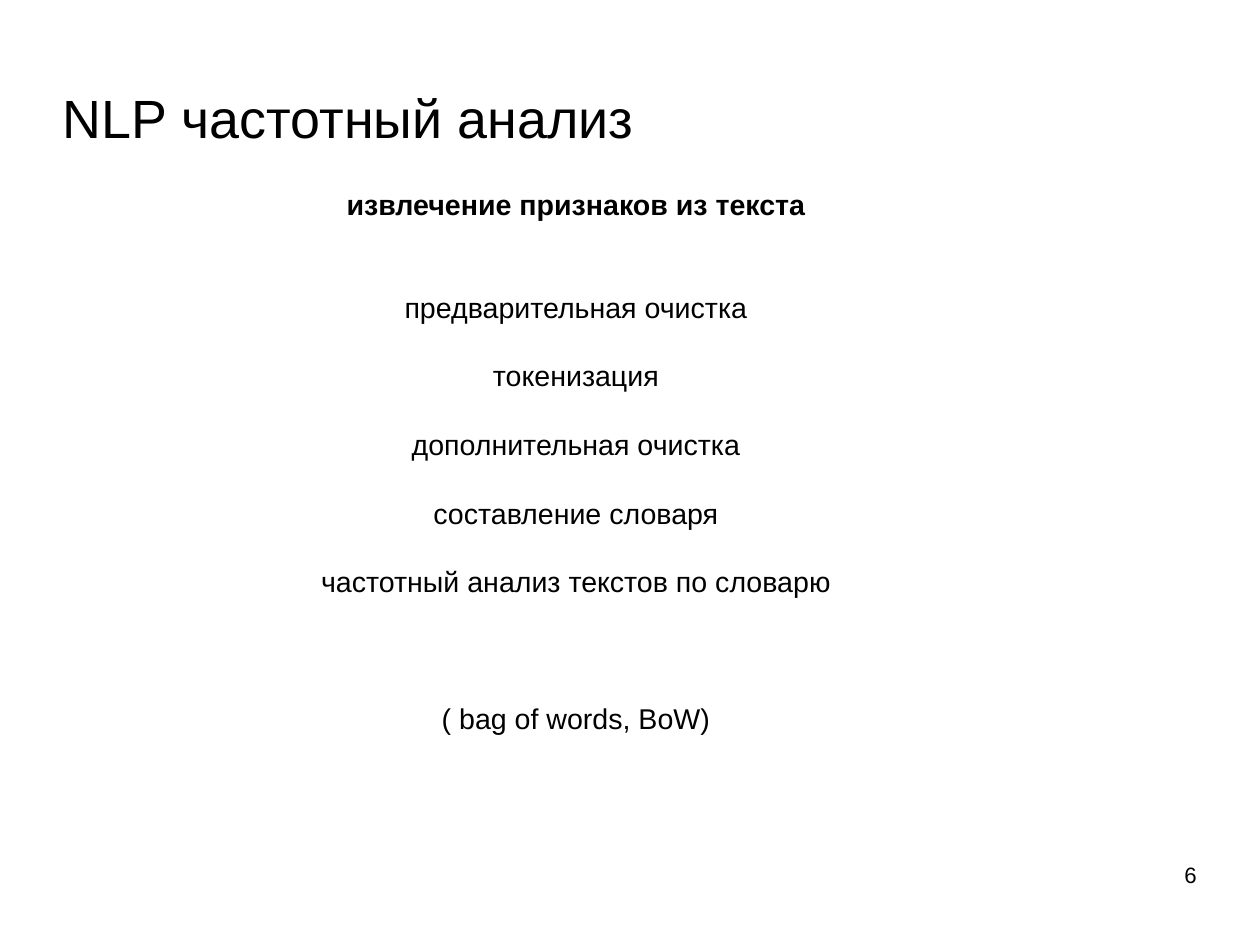
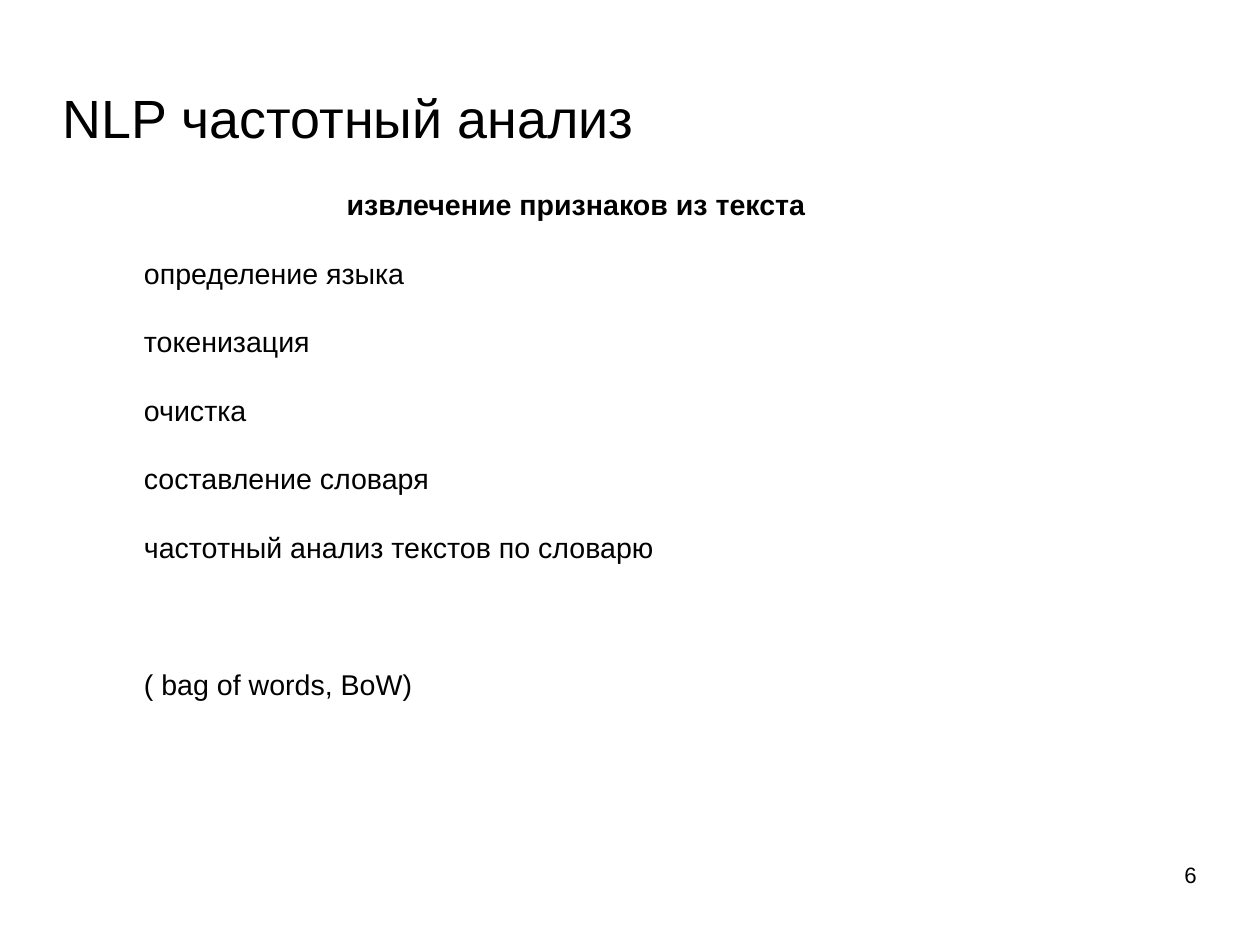
Before and after one commit to mechanoid5/ml_nlp_2022, a slide deck: slide 6 of 02-tfidf.odp. Drawn at 1260x945 pixels with LibreOffice and Linux fonts; fonts in the diff are those of the drawing; background and template pictures are left out. Boxes give left, top, right and bottom in pixels: in the first picture for what was removed or moved away, otherwise in the second. Text is boxed around its words. In the diff, an @@ line names an element or a change of style, - is before the commit and + after.

```diff
--- a/02-tfidf.odp
+++ b/02-tfidf.odp
@@ text at [144,268,404,289]: text changed @@
-предварительная очистка
+определение языка
@@ text at [144,336,653,701]: alignment centre to left @@
@@ text at [144,405,246,422]: text changed @@
-дополнительная очистка
+очистка
```
Also in this commit, not shown: 2 other slides changed, 6 other files.
